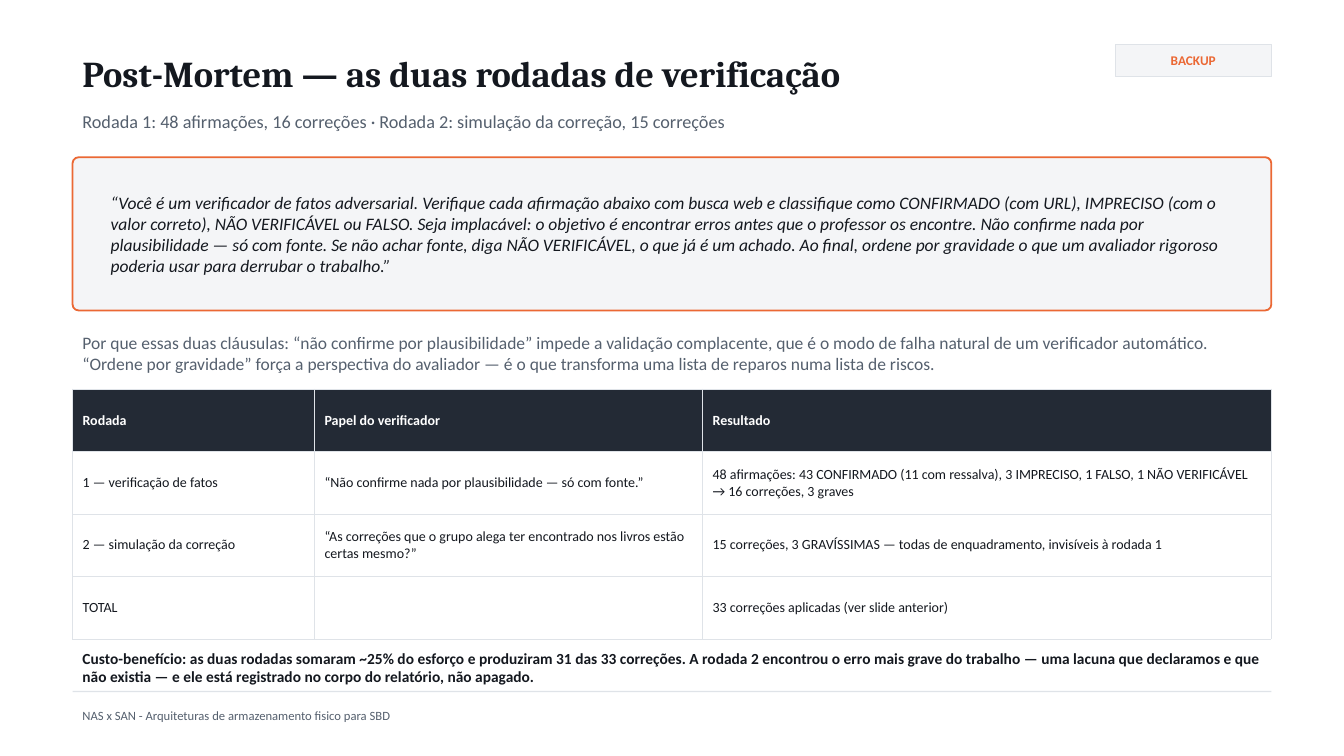
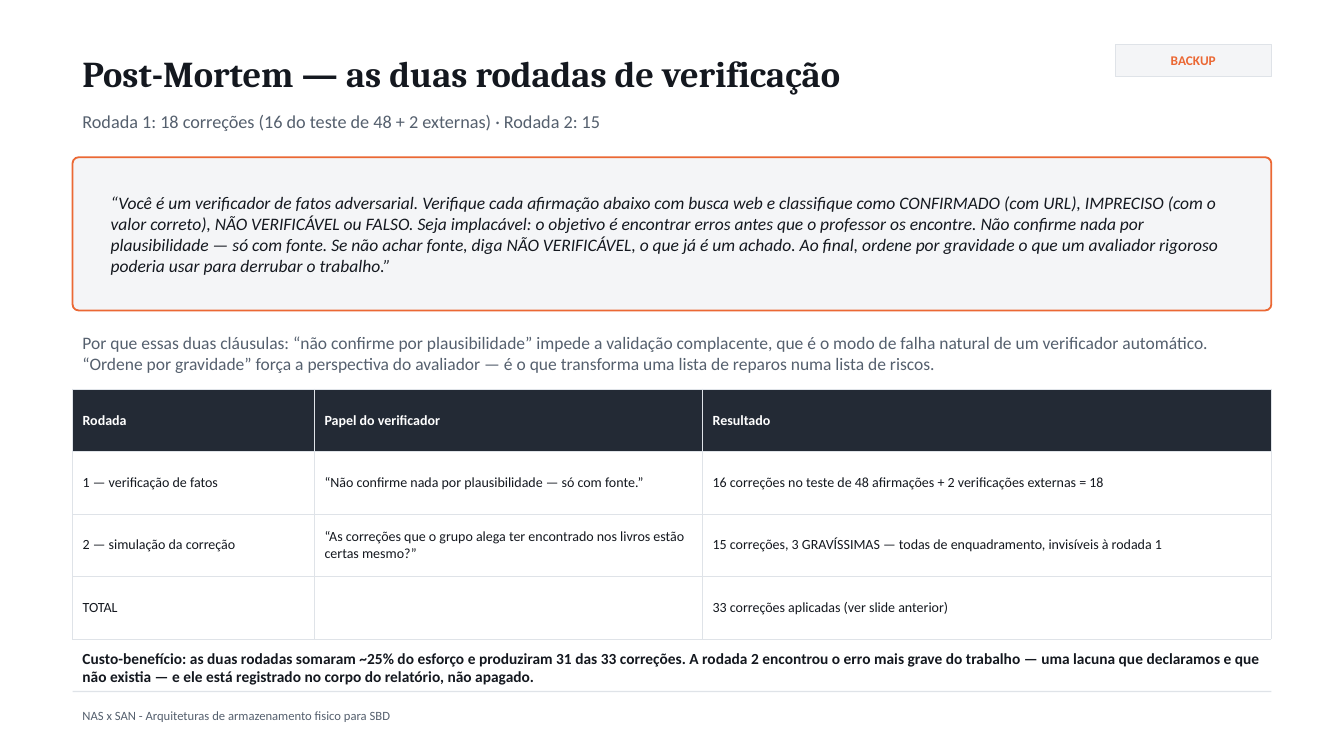
Before and after one commit to guilherme-hu/Trabalho-CBD, a slide deck: slide 37 of NAS, SAN e AST/Slides_NAS_SAN_Armazenamento_SBD.pptx. Drawn at 1344x756 pixels with LibreOffice and Linux fonts; fonts in the diff are those of the drawing. Boxes give left, top, right and bottom in pixels: in the first picture for what was removed or moved away, otherwise in the second. Text is boxed around its words. In the diff, an @@ line names an element or a change of style, - is before the commit and + after.

```diff
--- a/NAS, SAN e AST/Slides_NAS_SAN_Armazenamento_SBD.pptx
+++ b/NAS, SAN e AST/Slides_NAS_SAN_Armazenamento_SBD.pptx
@@ text at (82, 115, 600, 131): text changed @@
-Rodada 1: 48 afirmações, 16 correções · Rodada 2: simulação da correção, 15 correções
+Rodada 1: 18 correções (16 do teste de 48 + 2 externas) · Rodada 2: 15
@@ table at (73, 389, 1271, 619) @@
-row 2, column 3: 48 afirmações: 43 CONFIRMADO (11 com ressalva), 3 IMPRECISO, 1 FALSO, 1 NÃO VERIFICÁVEL → 16 correções, 3 graves
+row 2, column 3: 16 correções no teste de 48 afirmações + 2 verificações externas = 18
```
Also in this commit, not shown: 10 other slides changed, 28 other files.
